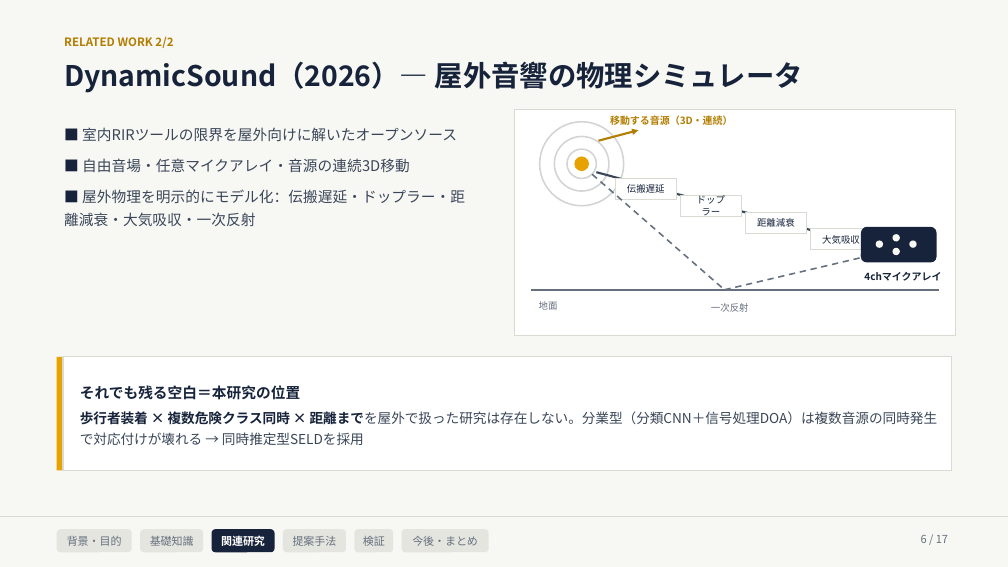
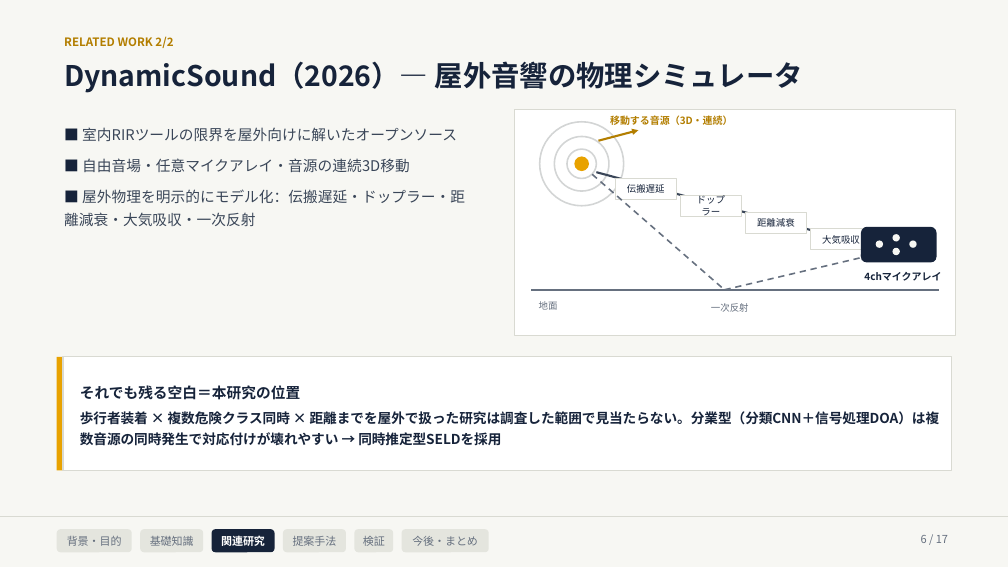
Before and after one commit to Noosdoo/outdoor-seld-sim, a slide deck: slide 6 of md/seminar/中間発表スライド_2026-08-10.pptx. Drawn at 1008x567 pixels with LibreOffice and Linux fonts; fonts in the diff are those of the drawing. Boxes give left, top, right and bottom in pixels: in the first picture for what was removed or moved away, otherwise in the second. Text is boxed around its words. In the diff, an @@ line names an element or a change of style, - is before the commit and + after.

```diff
--- a/md/seminar/中間発表スライド_2026-08-10.pptx
+++ b/md/seminar/中間発表スライド_2026-08-10.pptx
@@ text in rectangle at (80,411,940,446): text changed; text colour #3A4658 to #16233A; bold on @@
-歩行者装着 × 複数危険クラス同時 × 距離までを屋外で扱った研究は存在しない。分業型（分類CNN＋信号処理DOA）は複数音源の同時発生で対応付けが壊れる → 同時推定型SELDを採用
+歩行者装着 × 複数危険クラス同時 × 距離までを屋外で扱った研究は調査した範囲で見当たらない。分業型（分類CNN＋信号処理DOA）は複数音源の同時発生で対応付けが壊れやすい → 同時推定型SELDを採用
```
Also in this commit, not shown: 7 other slides changed, 13 other files.
